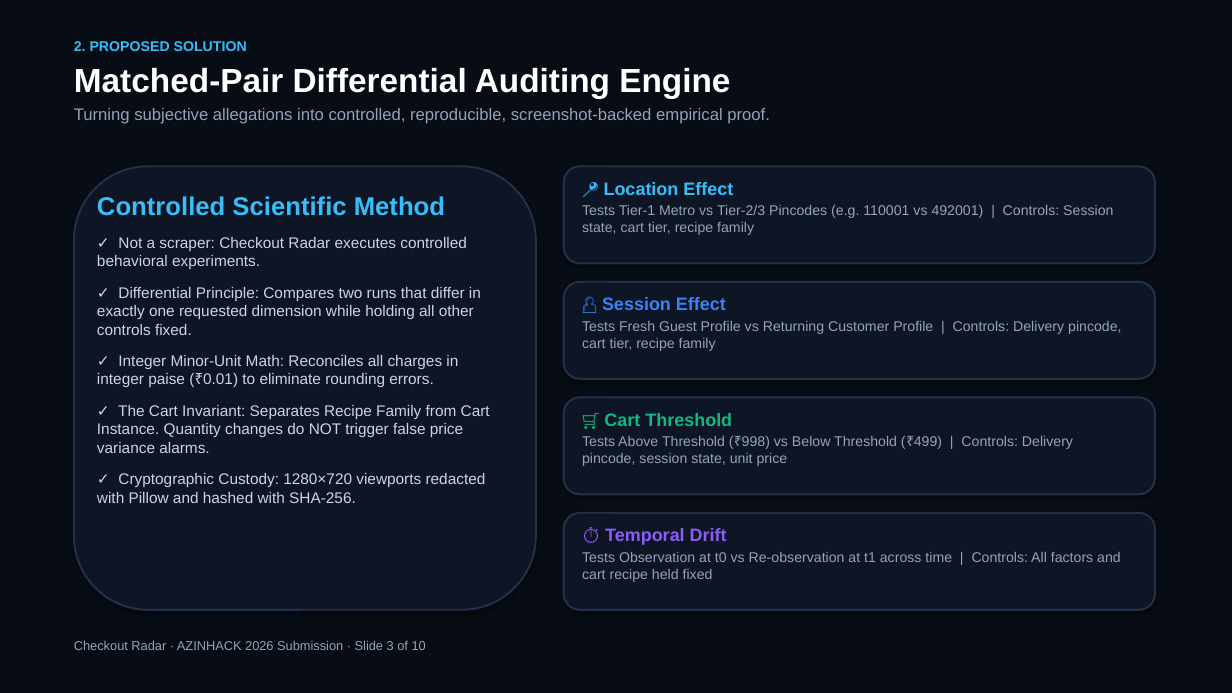
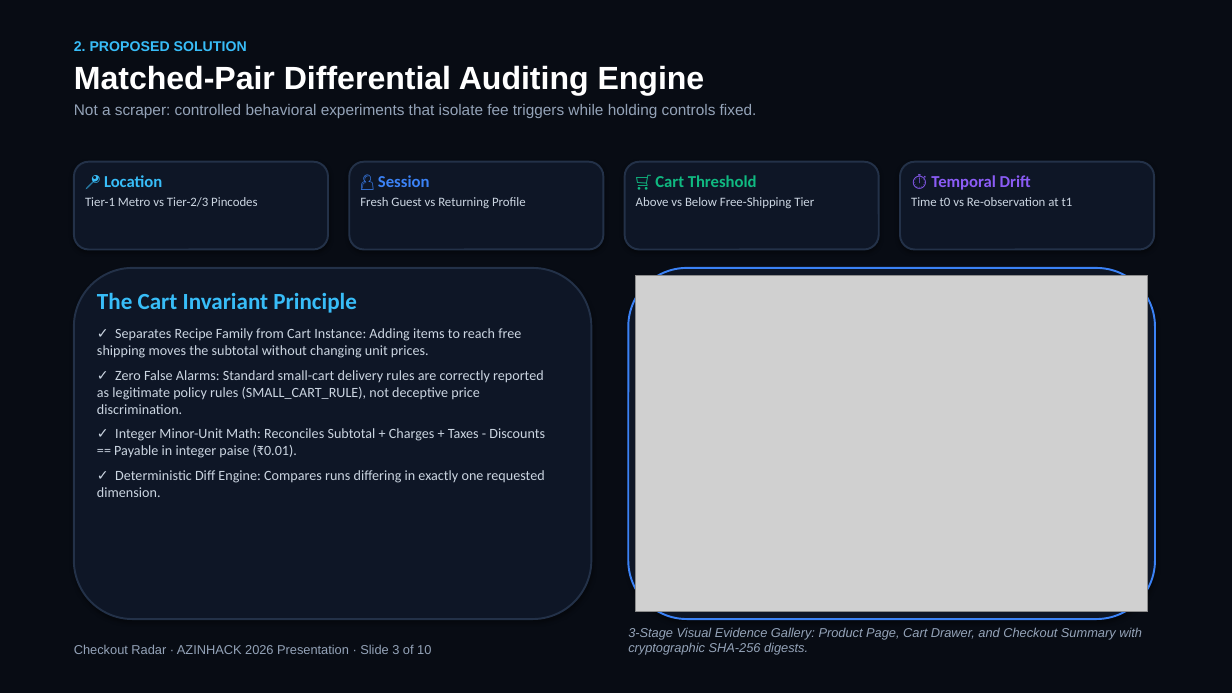
Before and after one commit to patchyevolve/CheckOutRadar, a slide deck: slide 3 of docs/pitch/Checkout_Radar_AZINHACK_2026.pptx. Drawn at 1232x693 pixels with LibreOffice and Linux fonts; fonts in the diff are those of the drawing; grey boxes stand for pictures. Boxes give left, top, right and bottom in pixels: in the first picture for what was removed or moved away, otherwise in the second. Text is boxed around its words. In the diff, an @@ line names an element or a change of style, - is before the commit and + after.

Commit message:
docs(pitch): upgrade pitch presentation with rich visual layout, embedded UI screenshots, and presentation runbook

```diff
--- a/docs/pitch/Checkout_Radar_AZINHACK_2026.pptx
+++ b/docs/pitch/Checkout_Radar_AZINHACK_2026.pptx
@@ text at (74, 41, 705, 96): size 26 to 25 pt in "Matched-Pair Differential Auditing Engine"; less space between paragraphs @@
@@ text at (74, 104, 757, 118): text changed; size 13 to 12 pt @@
-Turning subjective allegations into controlled, reproducible, screenshot-backed empirical proof.
+Not a scraper: controlled behavioral experiments that isolate fee triggers while holding controls fixed.
@@ rounded rectangle: place and size @@
-rounded rectangle at (74, 166, 536, 610)
+rounded rectangle at (74, 162, 328, 250)
@@ text added at (85, 175, 257, 207), 10 pt, text #CBD5E1 @@
+📍 Location
+Tier-1 Metro vs Tier-2/3 Pincodes
@@ rounded rectangle: place and size @@
-rounded rectangle at (564, 166, 1155, 263)
+rounded rectangle at (349, 162, 604, 250)
@@ text added at (360, 175, 526, 208), 10 pt, text #CBD5E1 @@
+👤 Session
+Fresh Guest vs Returning Profile
@@ rounded rectangle: place and size @@
-rounded rectangle at (564, 282, 1155, 379)
+rounded rectangle at (625, 162, 879, 250)
@@ text at (636, 175, 814, 208): text changed; size 11 to 10 pt; font Arial to Calibri; text colour #94A3B8 to #CBD5E1 @@
-👤 Session Effect
-Tests Fresh Guest Profile vs Returning Customer Profile | Controls: Delivery pincode, cart tier, recipe family
+🛒 Cart Threshold
+Above vs Below Free-Shipping Tier
@@ rounded rectangle: place and size @@
-rounded rectangle at (564, 397, 1155, 494)
+rounded rectangle at (900, 162, 1154, 250)
@@ text added at (911, 175, 1073, 206), 10 pt, text #CBD5E1 @@
+⏱️ Temporal Drift
+Time t0 vs Re-observation at t1
@@ text removed at (97, 196, 490, 503) @@
-Controlled Scientific Method
-✓ Not a scraper: Checkout Radar executes controlled behavioral experiments.
-✓ Differential Principle: Compares two runs that differ in exactly one requested dimension while holding all other controls fixed.
-✓ Integer Minor-Unit Math: Reconciles all charges in integer paise (₹0.01) to eliminate rounding errors.
-✓ The Cart Invariant: Separates Recipe Family from Cart Instance. Quantity changes do NOT trigger false price variance alarms.
-✓ Cryptographic Custody: 1280×720 viewports redacted with Pillow and hashed with SHA-256.
@@ text removed at (582, 182, 1113, 235) @@
-📍 Location Effect
-Tests Tier-1 Metro vs Tier-2/3 Pincodes (e.g. 110001 vs 492001) | Controls: Session state, cart tier, recipe family
@@ rounded rectangle: place and size @@
-rounded rectangle at (564, 513, 1155, 610)
+rounded rectangle at (74, 268, 592, 619)
@@ rounded rectangle added at (628, 268, 1155, 619), fill #0E1626, outline #3B82F6 1.5 pt @@
@@ text added at (97, 292, 545, 497), 11 pt, text #CBD5E1 @@
+The Cart Invariant Principle
+✓ Separates Recipe Family from Cart Instance: Adding items to reach free shipping moves the subtotal without changing unit prices.
+✓ Zero False Alarms: Standard small-cart delivery rules are correctly reported as legitimate policy rules (SMALL_CART_RULE), not deceptive price discrimination.
+✓ Integer Minor-Unit Math: Reconciles Subtotal + Charges + Taxes - Discounts == Payable in integer paise (₹0.01).
+✓ Deterministic Diff Engine: Compares runs differing in exactly one requested dimension.
@@ picture added at (636, 275, 1148, 612) @@
@@ text removed at (582, 413, 1073, 466) @@
-🛒 Cart Threshold
-Tests Above Threshold (₹998) vs Below Threshold (₹499) | Controls: Delivery pincode, session state, unit price
@@ text removed at (582, 528, 1121, 582) @@
-⏱️ Temporal Drift
-Tests Observation at t0 vs Re-observation at t1 across time | Controls: All factors and cart recipe held fixed
@@ text added at (628, 627, 1142, 655), 10 pt, text #94A3B8, italic @@
+3-Stage Visual Evidence Gallery: Product Page, Cart Drawer, and Checkout Summary with cryptographic SHA-256 digests.
@@ text at (74, 644, 431, 654): text changed @@
-Checkout Radar · AZINHACK 2026 Submission · Slide 3 of 10
+Checkout Radar · AZINHACK 2026 Presentation · Slide 3 of 10
```
Also in this commit, not shown: 8 other slides changed, 1 slide added, 1 slide removed, 13 other files.
